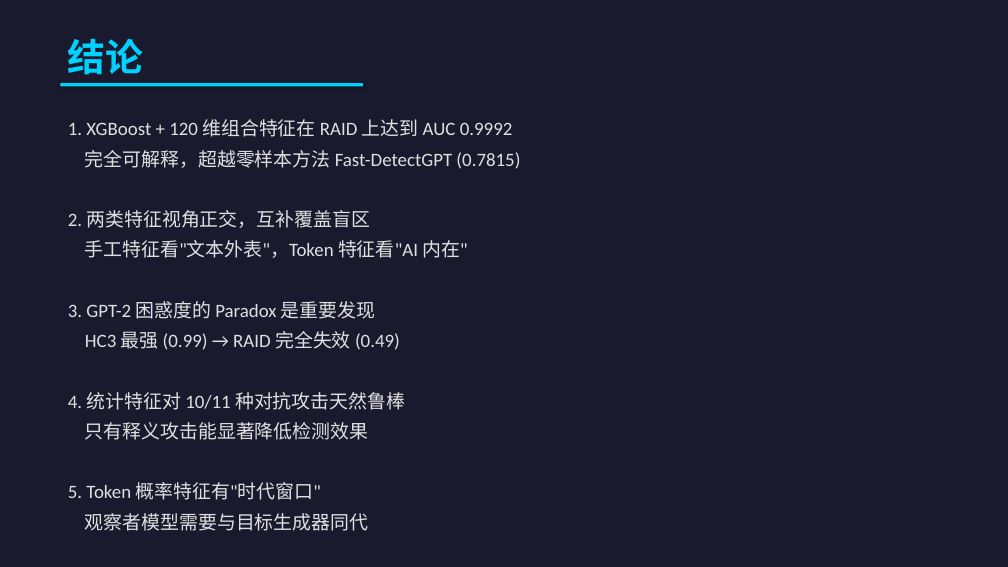
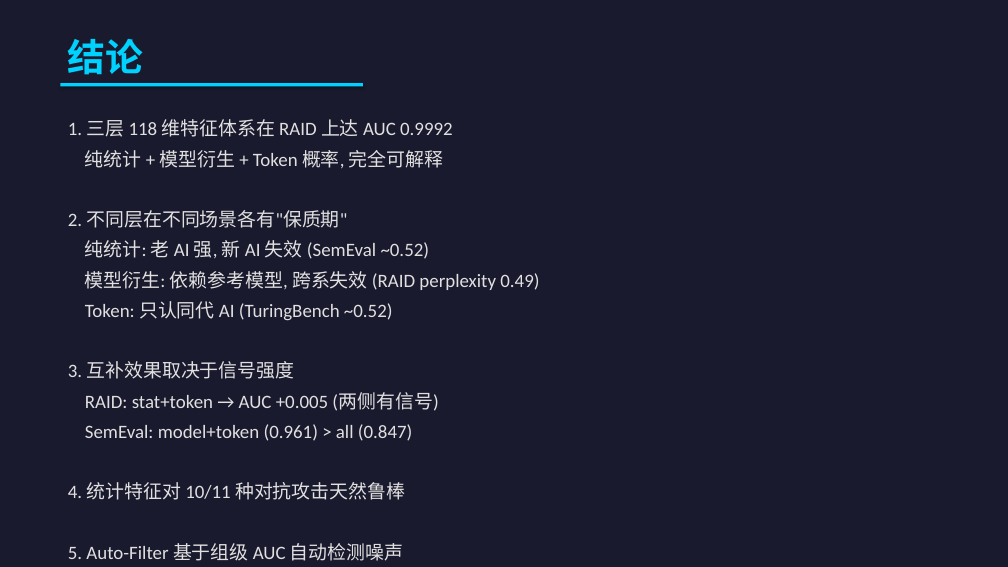
Before and after one commit to HaibinLai/HC3, a slide deck: slide 23 of reports/AIGC_Detection_Presentation.pptx (slide 22 before the commit). Drawn at 1008x567 pixels with LibreOffice and Linux fonts; fonts in the diff are those of the drawing. Boxes give left, top, right and bottom in pixels: in the first picture for what was removed or moved away, otherwise in the second. Text is boxed around its words. In the diff, an @@ line names an element or a change of style, - is before the commit and + after.

```diff
--- a/reports/AIGC_Detection_Presentation.pptx
+++ b/reports/AIGC_Detection_Presentation.pptx
@@ text at (68, 119, 539, 441): text changed @@
-1. XGBoost + 120 维组合特征在 RAID 上达到 AUC 0.9992
-完全可解释，超越零样本方法 Fast-DetectGPT (0.7815)
-2. 两类特征视角正交，互补覆盖盲区
-手工特征看"文本外表"，Token 特征看"AI 内在"
-3. GPT-2 困惑度的 Paradox 是重要发现
-HC3 最强 (0.99) → RAID 完全失效 (0.49)
+1. 三层 118 维特征体系在 RAID 上达 AUC 0.9992
+纯统计 + 模型衍生 + Token 概率, 完全可解释
+2. 不同层在不同场景各有"保质期"
+纯统计: 老 AI 强, 新 AI 失效 (SemEval ~0.52)
+模型衍生: 依赖参考模型, 跨系失效 (RAID perplexity 0.49)
+Token: 只认同代 AI (TuringBench ~0.52)
+3. 互补效果取决于信号强度
+RAID: stat+token → AUC +0.005 (两侧有信号)
+SemEval: model+token (0.961) > all (0.847)
@@ text at (68, 422, 369, 531): text changed @@
-只有释义攻击能显著降低检测效果
-5. Token 概率特征有"时代窗口"
-观察者模型需要与目标生成器同代
+5. Auto-Filter 基于组级 AUC 自动检测噪声
```
Also in this commit, not shown: 1 other slide changed, 1 slide added, 6 other files.
